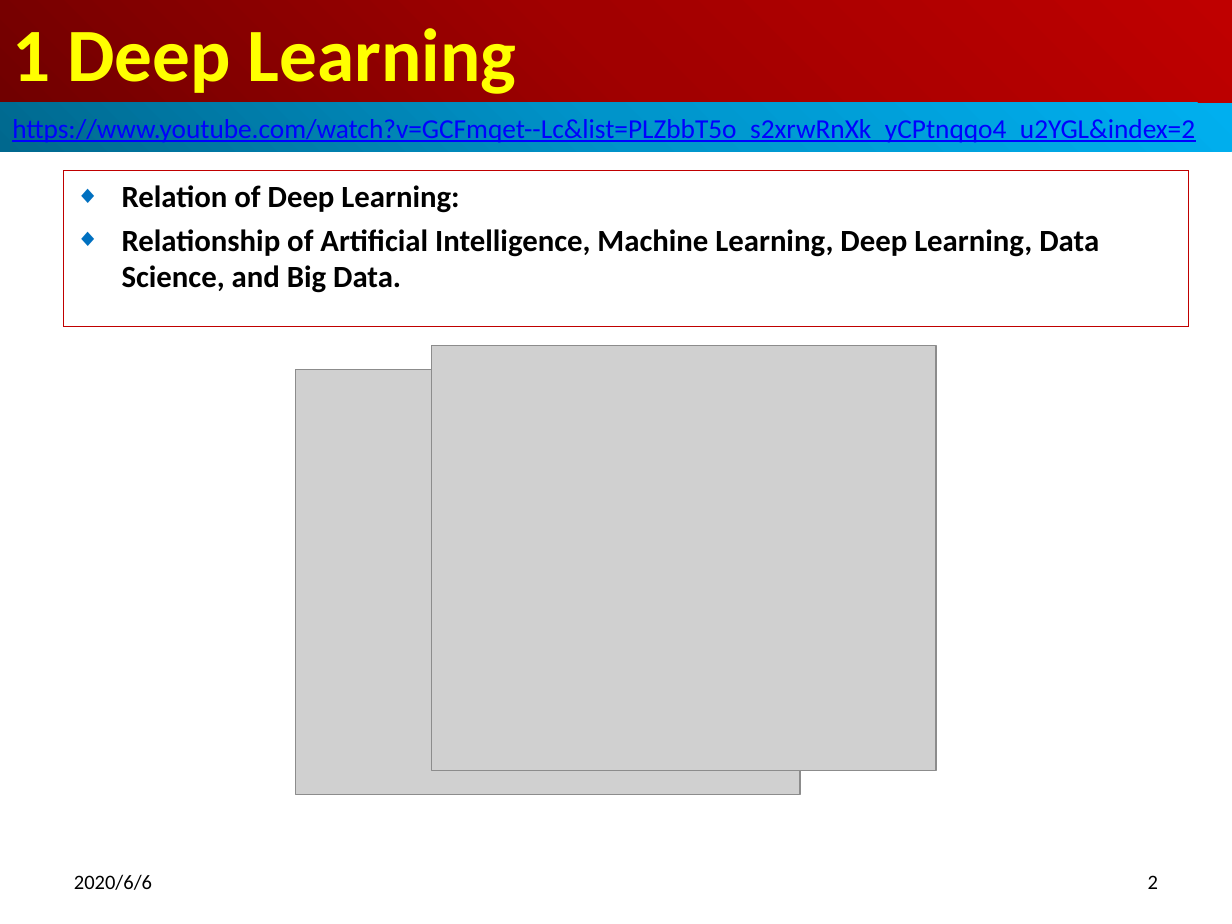
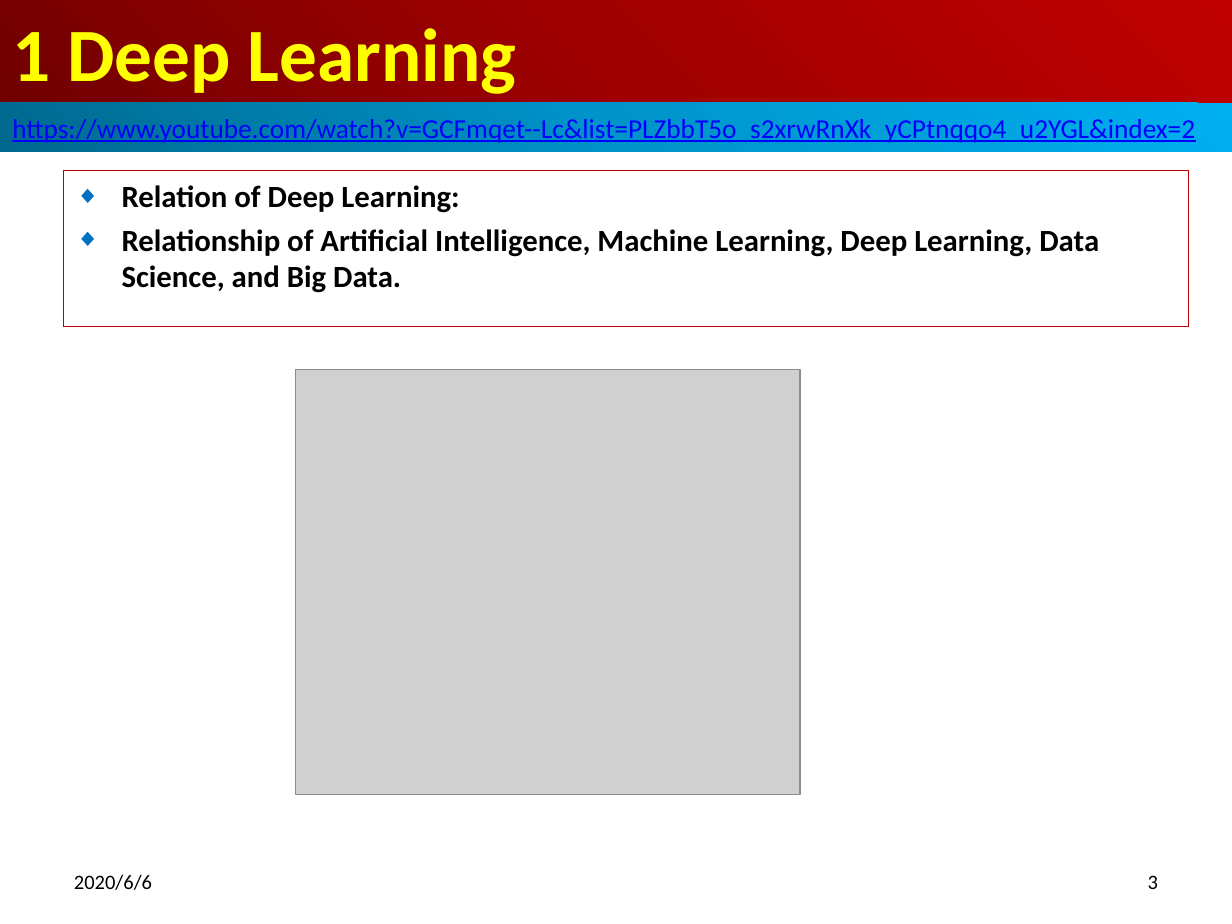
Before and after one commit to peterhchen/850_DeepLearningFundamental, a slide deck: slide 3 of 01_DeepLearning.pptx (slide 2 before the commit). Drawn at 1232x924 pixels with LibreOffice and Linux fonts; fonts in the diff are those of the drawing; grey boxes stand for pictures. Boxes give left, top, right and bottom in pixels: in the first picture for what was removed or moved away, otherwise in the second. Text is boxed around its words. In the diff, an @@ line names an element or a change of style, - is before the commit and + after.

```diff
--- a/01_DeepLearning.pptx
+++ b/01_DeepLearning.pptx
@@ picture removed at (x1=431, y1=346, x2=935, y2=771) @@
@@ page number at (x1=1148, y1=875, x2=1158, y2=889): text changed @@
-2
+3
```
Also in this commit, not shown: 4 slides added.
